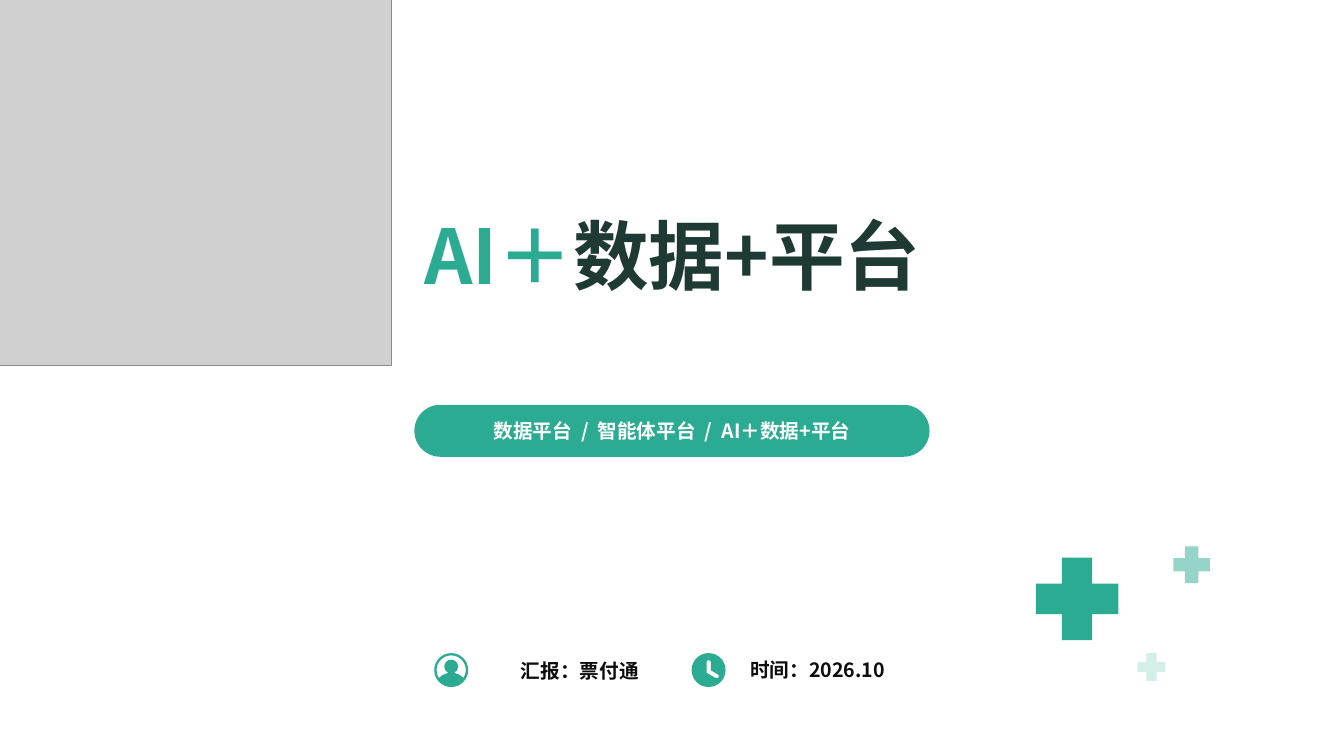
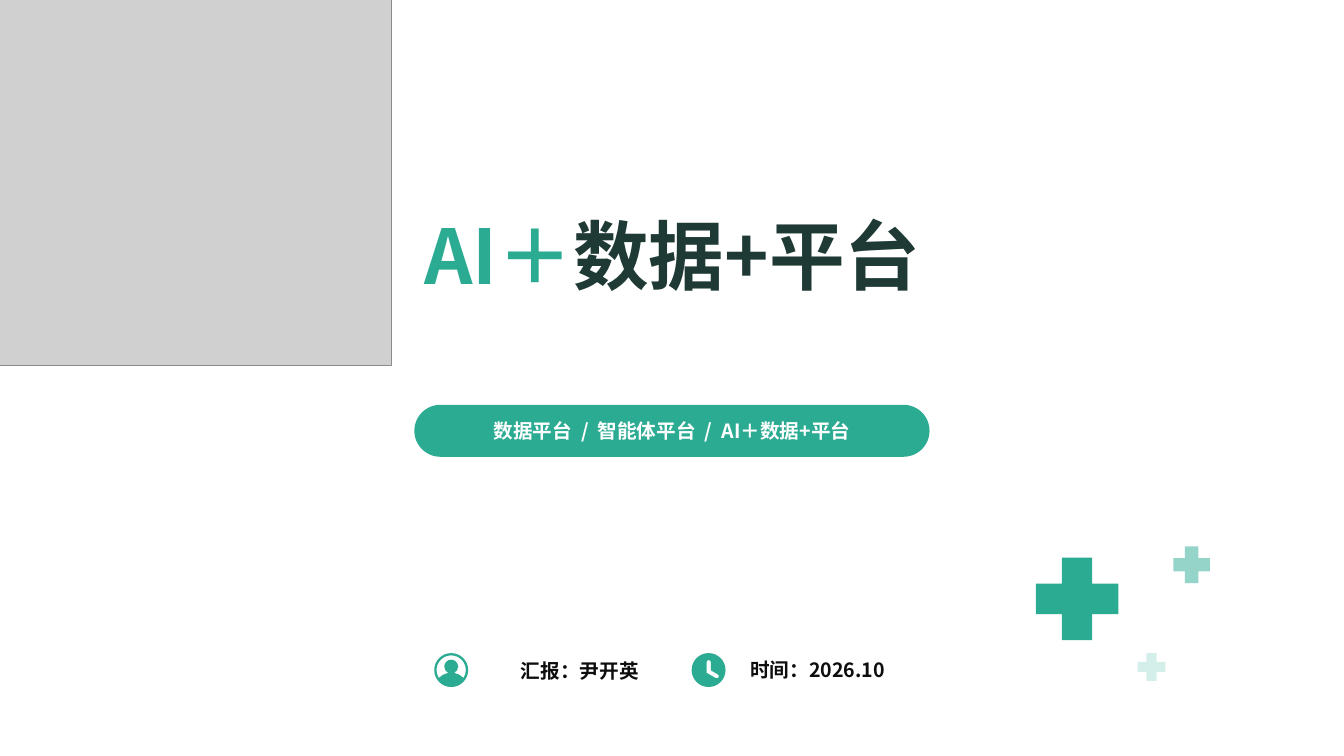
Before and after one commit to keanying/relevance, a slide deck: slide 1 of AI＋数据平台_老板汇报_青绿模板.pptx. Drawn at 1344x756 pixels with LibreOffice and Linux fonts; fonts in the diff are those of the drawing; grey boxes stand for pictures; background and template pictures are left out. Boxes give left, top, right and bottom in pixels: in the first picture for what was removed or moved away, otherwise in the second. Text is boxed around its words. In the diff, an @@ line names an element or a change of style, - is before the commit and + after.

```diff
--- a/AI＋数据平台_老板汇报_青绿模板.pptx
+++ b/AI＋数据平台_老板汇报_青绿模板.pptx
@@ text at (521, 661, 639, 680): text changed @@
-汇报：票付通
+汇报：尹开英
```
Also in this commit, not shown: 8 other slides changed.
